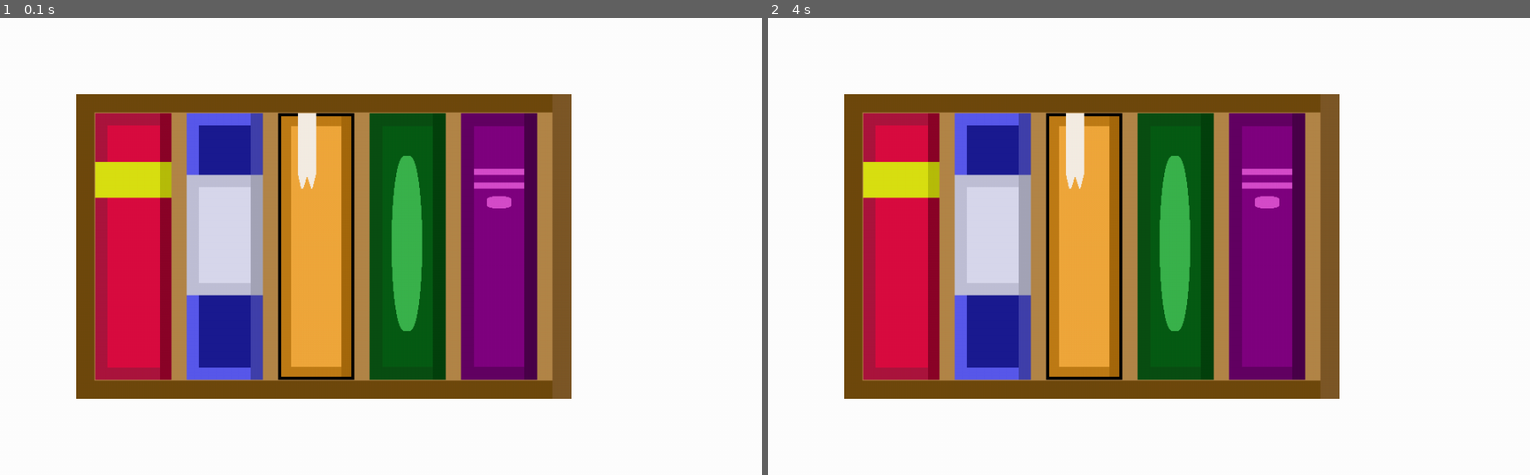
Above: before the commit, frames 1-2 (left to right).
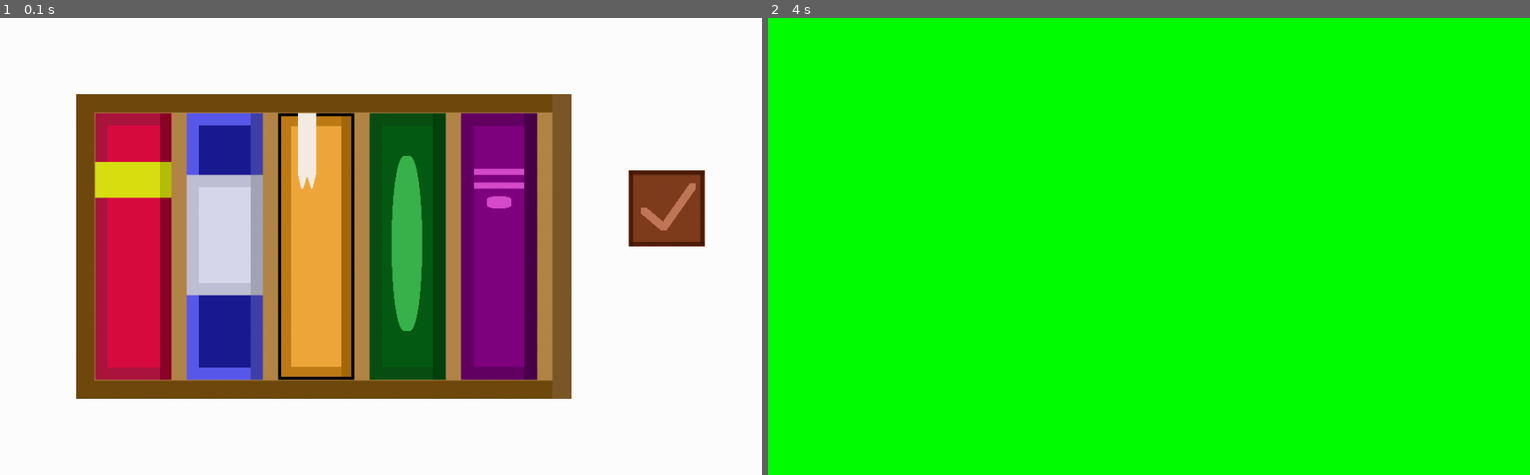
Above: after the commit, the same moments.

Repository: zantuaw09/Python-1st-Project
Game: pygame game, started from ReShelved Project/ReShelved Pygame.py
Two runs of this game, one before a commit and one after it. Both use one fixed random seed, a clock stepped at 60 frames per second and the inputs below.
Inputs (mouse positions are in pixels of both pictures, inside the frame that each line leads up to):
- Up to frame 1 (0.1 s): no input
- Up to frame 2 (4 s): press the mouse at (1149, 273) at 0.37 s; move the mouse to (1057, 264) at 0.47 s; release the mouse at (966, 251) at 0.6 s; press the mouse at (897, 246) at 0.7 s; move the mouse to (897, 164) at 0.8 s; release the mouse at (897, 86) at 0.93 s; press the mouse at (897, 246) at 1.03 s; move the mouse to (882, 173) at 1.13 s; release the mouse at (859, 100) at 1.27 s; press the mouse at (897, 246) at 1.37 s; move the mouse to (1126, 159) at 1.47 s; release the mouse at (1347, 72) at 1.6 s; press the mouse at (897, 246) at 1.7 s; move the mouse to (912, 200) at 1.8 s; release the mouse at (928, 159) at 1.93 s; press the mouse at (1171, 246) at 2.03 s; move the mouse to (1141, 196) at 2.13 s; release the mouse at (1103, 145) at 2.27 s; press the mouse at (1263, 246) at 2.37 s; move the mouse to (1126, 205) at 2.47 s; release the mouse at (981, 159) at 2.6 s; press the mouse at (1263, 246) at 2.7 s; move the mouse to (1202, 260) at 2.8 s; release the mouse at (1141, 273) at 2.93 s; press the mouse at (1263, 246) at 3.03 s; move the mouse to (1263, 228) at 3.13 s; release the mouse at (1255, 205) at 3.27 s; press the mouse at (1171, 246) at 3.37 s; move the mouse to (1164, 319) at 3.47 s; release the mouse at (1156, 392) at 3.6 s; click (1430, 209) at 3.72 s

The runs differ from the first frame. In frame 1, 1.7% of the frame differs, in the area x 82-93%, y 33-50%; in frame 2, 100%, in the area x 0-100%, y 0-100%.

Commit message:
Update ReShelved Pygame.py

Diff:
--- a/ReShelved Project/ReShelved Pygame.py
+++ b/ReShelved Project/ReShelved Pygame.py
@@ -69,36 +69,35 @@
 
     print('Answer:', final)
     return final
-
-
-def book_collide():
-    global rect_list
-    global grabbed
-
-    for rect in rect_list:
-        if grabbed[1].colliderect(rect) and rect != grabbed[1]:
-
-            collision_tolerance = 100
-
-            if abs(rect.right - grabbed[1].left) <= collision_tolerance:
-                grabbed[1].x = rect.x + 95
-                break
-
-            elif abs(rect.left - grabbed[1].right) <= collision_tolerance:
-                grabbed[1].x = rect.x - 95
-                break
-
-    return grabbed[1].x
 """
-NOTE: This special Library of Congress call number sorting function was adapted from a bubble sort algorithm.
+NOTE: This sort_calls() function that organizes Library of Congress call number was adapted from a bubble sort algorithm.
 It ensures that the first set of numbers sort regularly based on value, but the second set by DECIMAL.
 This means that a book with 'AB 1 CD 100' goes BEFORE 'AB 1 CD 2' since .100 < .2
 To better showcase this, use the EXAMPLE start_order list of call numbers.
 """
 
+
+def book_collide():
+    global rect_list
+    global grabbed
+
+    for rect in rect_list:
+        if grabbed[1].colliderect(rect) and rect != grabbed[1]:
+
+            collision_tolerance = 100
+
+            if abs(rect.right - grabbed[1].left) <= collision_tolerance:
+                grabbed[1].x = rect.x + 95
+                break
+
+            elif abs(rect.left - grabbed[1].right) <= collision_tolerance:
+                grabbed[1].x = rect.x - 95
+                break
+
+    return grabbed[1].x
+
+
 ### SURFACES: ###
-
-
 
 bg = pygame.Surface((1000, 600))
 bg.fill('white')
@@ -106,8 +105,6 @@
 
 shelf = pygame.image.load('graphics/shelf.png').convert()
 shelf_rect = shelf.get_rect(topleft = (100, 100))
-
-
 
 
 book1 = pygame.image.load('graphics/redbook.png').convert()
@@ -130,12 +127,24 @@
 book5_rect = book5.get_rect(topleft = (605, 125))
 title5 = call_n()
 
+
+
+check = pygame.image.load('graphics/check.png').convert()
+check_rect = check.get_rect(topleft = (825, 200))
+
+checkHover = pygame.image.load('graphics/check_hover.png').convert()
+checkHover_rect = checkHover.get_rect(topleft = (825, 200))
+
+checkPress = pygame.image.load('graphics/check_pressed.png').convert()
+checkPress_rect = checkPress.get_rect(topleft = (825, 200))
+
+
+
 # EXAMPLE call number order and starting player list can be used below to showcase the sort_calls() function:
 #start_order = ['DF 486 RT 9', 'DF 486 RT 562', 'DG 486 RT 880', 'DG 50 RT 99', 'DE 119 RZ 899']
 #title1, title2, title3, title4, title5 = 'DF 486 RT 9', 'DF 486 RT 562', 'DG 486 RT 880', 'DG 50 RT 99', 'DE 119 RZ 899'
 
 start_order = [title1, title2, title3, title4, title5]
-
 
 text_font = pygame.font.Font('fonts/kongtext.ttf', 30)
 call1 = text_font.render(start_order[0], False, 'red')
@@ -144,11 +153,19 @@
 call4 = text_font.render(start_order[3], False, 'green')
 call5 = text_font.render(start_order[4], False, 'purple')
 
+
+
+
+player_list = [title1, title2, title3, title4, title5]
 answer_list = sort_calls(start_order)
 grabbed = []
 
-player_list = [title1, title2, title3, title4, title5]
-
+
+book_list = [book1, book2, book3, book4, book5]
+rect_list = [book1_rect, book2_rect, book3_rect, book4_rect, book5_rect]
+
+
+game_active = True
 
 ### GAMEPLAY LOOP ###
 
@@ -158,124 +175,121 @@
     mouse_pos = pygame.mouse.get_pos()
     clicks = pygame.mouse.get_pressed()
 
-
-    for event in pygame.event.get():
-
-        book_list = [book1, book2, book3, book4, book5]
-        rect_list = [book1_rect, book2_rect, book3_rect, book4_rect, book5_rect]
-
-
-        screen.blit(bg, (0, 0))
-        screen.blit(shelf, shelf_rect)
-
-
-        if event.type == pygame.QUIT:
-            pygame.quit()
-            exit()
-
-        if event.type == pygame.MOUSEMOTION:
-
-            if grabbed != []:
-
-                if grabbed[1].collidepoint(event.pos):
-                    screen.blit(grabbed[2], (150, 30))
-
-                    if clicks[0] is True:
-
-                        difference = mouse_pos[0] - grabbed[1].x
-                        if difference > 5:
-                            grabbed[1].x = event.pos[0] - difference
-
-                        book_collide()
-
-
-            else:
-                if book1_rect.collidepoint(event.pos):
-                    screen.blit(call1, (150, 30))
-
-                    if clicks[0] is True:
-                        difference = mouse_pos[0] - book1_rect.x
-                        if difference > 5:
-                            book1_rect.x = event.pos[0] - difference
-
-                        grabbed = [book1, book1_rect, call1, player_list.index(title1)]
-
-                        book_collide()
-
-
-                elif book2_rect.collidepoint(event.pos):
-                    screen.blit(call2, (150, 30))
-
-                    if clicks[0] is True:
-                        difference = mouse_pos[0] - book2_rect.x
-                        if difference > 5:
-                            book2_rect.x = event.pos[0] - difference
-
-                        grabbed = [book2, book2_rect, call2, player_list.index(title2)]
-
-                        book_collide()
-
-
-
-                elif book3_rect.collidepoint(event.pos):
-                    screen.blit(call3, (150, 30))
-
-                    if clicks[0] is True:
-                        difference = mouse_pos[0] - book3_rect.x
-                        if difference > 5:
-                            book3_rect.x = event.pos[0] - difference
-
-                        grabbed = [book3, book3_rect, call3, player_list.index(title3)]
-
-                        book_collide()
-
-
-                elif book4_rect.collidepoint(event.pos):
-                    screen.blit(call4, (150, 30))
-
-                    if clicks[0] is True:
-                        difference = mouse_pos[0] - book4_rect.x
-                        if difference > 5:
-                            book4_rect.x = event.pos[0] - difference
-
-                        grabbed = [book4, book4_rect, call4, player_list.index(title4)]
-
-                        book_collide()
-
-
-
-                elif book5_rect.collidepoint(event.pos):
-                    screen.blit(call5, (150, 30))
-
-                    if clicks[0] is True:
-                        difference = mouse_pos[0] - book5_rect.x
-                        if difference > 5:
-                            book5_rect.x = event.pos[0] - difference
-
-                        grabbed = [book5, book5_rect, call5, player_list.index(title5)]
-
-                        book_collide()
-
-
-
-
-
-        for call, rect in zip(start_order, rect_list):
-            if event.type == pygame.MOUSEBUTTONUP and rect.collidepoint(mouse_pos) and grabbed != []:
-
-                if grabbed[1].colliderect(rect) and rect != grabbed[1]:
-
-
-                    rect.x, grabbed[1].x = grabbed[1].x, rect.x
-
-                    i = player_list.index(call)
-                    j = grabbed[3]
-
-                    player_list[i], player_list[j] = player_list[j], player_list[i]
-
-                    print(player_list)
-
-                grabbed = []
+    if game_active:
+
+        for event in pygame.event.get():
+
+            screen.blit(bg, (0, 0))
+            screen.blit(shelf, shelf_rect)
+
+
+            if event.type == pygame.QUIT:
+                pygame.quit()
+                exit()
+
+            if event.type == pygame.MOUSEMOTION:
+
+                if grabbed != []:
+
+                    if grabbed[1].collidepoint(event.pos):
+                        screen.blit(grabbed[2], (150, 30))
+
+                        if clicks[0] is True:
+
+                            difference = mouse_pos[0] - grabbed[1].x
+                            if difference > 5:
+                                grabbed[1].x = event.pos[0] - difference
+
+                            book_collide()
+
+
+                else:
+                    if book1_rect.collidepoint(event.pos):
+                        screen.blit(call1, (150, 30))
+
+                        if clicks[0] is True:
+                            difference = mouse_pos[0] - book1_rect.x
+                            if difference > 5:
+                                book1_rect.x = event.pos[0] - difference
+
+                            grabbed = [book1, book1_rect, call1, player_list.index(title1)]
+
+                            book_collide()
+
+
+                    elif book2_rect.collidepoint(event.pos):
+                        screen.blit(call2, (150, 30))
+
+                        if clicks[0] is True:
+                            difference = mouse_pos[0] - book2_rect.x
+                            if difference > 5:
+                                book2_rect.x = event.pos[0] - difference
+
+                            grabbed = [book2, book2_rect, call2, player_list.index(title2)]
+
+                            book_collide()
+
+
+
+                    elif book3_rect.collidepoint(event.pos):
+                        screen.blit(call3, (150, 30))
+
+                        if clicks[0] is True:
+                            difference = mouse_pos[0] - book3_rect.x
+                            if difference > 5:
+                                book3_rect.x = event.pos[0] - difference
+
+                            grabbed = [book3, book3_rect, call3, player_list.index(title3)]
+
+                            book_collide()
+
+
+                    elif book4_rect.collidepoint(event.pos):
+                        screen.blit(call4, (150, 30))
+
+                        if clicks[0] is True:
+                            difference = mouse_pos[0] - book4_rect.x
+                            if difference > 5:
+                                book4_rect.x = event.pos[0] - difference
+
+                            grabbed = [book4, book4_rect, call4, player_list.index(title4)]
+
+                            book_collide()
+
+
+
+                    elif book5_rect.collidepoint(event.pos):
+                        screen.blit(call5, (150, 30))
+
+                        if clicks[0] is True:
+                            difference = mouse_pos[0] - book5_rect.x
+                            if difference > 5:
+                                book5_rect.x = event.pos[0] - difference
+
+                            grabbed = [book5, book5_rect, call5, player_list.index(title5)]
+
+                            book_collide()
+
+
+
+
+
+            for call, rect in zip(start_order, rect_list):
+                if event.type == pygame.MOUSEBUTTONUP and rect.collidepoint(mouse_pos) and grabbed != []:
+
+                    if grabbed[1].colliderect(rect) and rect != grabbed[1]:
+
+
+                        rect.x, grabbed[1].x = grabbed[1].x, rect.x
+
+                        i = player_list.index(call)
+                        j = grabbed[3]
+
+                        player_list[i], player_list[j] = player_list[j], player_list[i]
+
+                        print(player_list)
+
+                    grabbed = []
 
 
 
@@ -292,7 +306,19 @@
             screen.blit(grabbed[0], grabbed[1])
 
 
-
+        screen.blit(check, check_rect)
+
+        if check_rect.collidepoint(mouse_pos):
+            screen.blit(checkHover, checkHover_rect)
+
+            if clicks[0] is True:
+                screen.blit(checkPress, checkPress_rect)
+
+            if event.type == pygame.MOUSEBUTTONUP and check_rect.collidepoint(mouse_pos):
+                game_active = False
+
+    else:
+        screen.fill('green')
 
     pygame.display.update()
     clock.tick(60)
